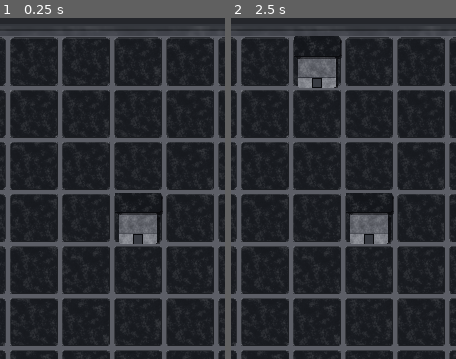
Above: before the commit, frames 1-2 (left to right).
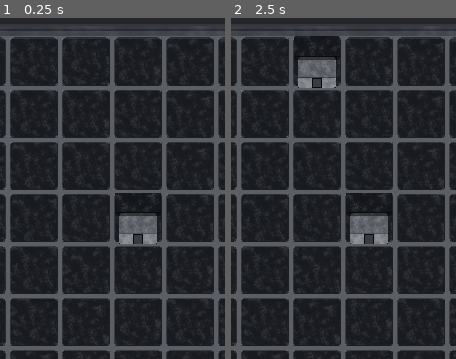
Above: after the commit, the same moments.

Repository: bkorel/dvorik
Game: Godot game, scene res://scenes/main.tscn
Two runs of this game, one before a commit and one after it. Both use one fixed random seed, a clock stepped at 60 frames per second and the inputs below.
Inputs (mouse positions are % of the whole screen's width and height, from its top left):
- Up to frame 1 (0.25 s): no input
- Up to frame 2 (2.5 s): tap Enter at 0.5, 2 s; drag from (9, 6) to (60, 21) at 0.52 s; tap Space at 1.25 s; drag from (21, 6) to (45, 70) at 1.27 s; move the mouse to (33, 6) at 2.02 s; click (33, 6) at 2.17 s
The pictures show only the part of the screen within x 14-64%, y 0-50%; the shares and areas given below are measured in that part.

The runs differ from the first frame. In frame 1, less than 0.1% of the frame differs, in the area x 52-73%, y 51-67%; in frame 2, 0.2%, in the area x 28-73%, y 6-67%.

Commit message:
Спринт 4: тень объёма/крыши/чаши только по Y
Сдвиг тени по X (диагональю) на стыке домов/водоёмов мог вылезать за
границу соседней клетки. Проверил пикселями на стыке улочки — реальной
щели в плите не было (ложным следом оказалась сетка ряда выше), но сдвиг
только по Y надёжнее на любом сочетании соседей. Правки не меняют
геометрию самих фигур, только смещение подложенной тени.

Co-authored-by: Konstantin Belousov <bkorel@users.noreply.github.com>

Diff:
--- a/scripts/cell.gd
+++ b/scripts/cell.gd
@@ -260,8 +260,9 @@
 	var round_w := not conn_w
 	var round_e := not conn_e
 
-	# Тень объёма.
-	_draw_round_rect(Rect2(wall.position + Vector2(m * 0.045, m * 0.045), wall.size), TileType.SHADOW, m * 0.06)
+	# Тень объёма. Сдвиг только по Y — иначе на стыке домов тень
+	# вылезает за границу клетки и читается как щель в стене.
+	_draw_round_rect(Rect2(wall.position + Vector2(0.0, m * 0.06), wall.size), TileType.SHADOW, m * 0.06)
 
 	# Стена — плоское каменное тело во весь низ лунки.
 	TileArt.round_rect_sel(self, wall, _lit(TileType.STONE_MID), m * 0.06, round_w, round_e, round_w, round_e)
@@ -312,7 +313,9 @@
 	var roof_x0 := wall_x0 - (overhang if round_w else 0.0)
 	var roof_x1 := wall_x1 + (overhang if round_e else 0.0)
 	var roof := Rect2(roof_x0, 0.0, roof_x1 - roof_x0, roof_h)
-	_draw_round_rect(Rect2(roof.position + Vector2(m * 0.035, m * 0.05), roof.size), TileType.SHADOW, m * 0.06)
+	# Тень плиты — только по Y. Сдвиг по X на стыке домов вылезает за
+	# соседнюю клетку и читается как щель в крыше (не улочка, а два бруска).
+	_draw_round_rect(Rect2(roof.position + Vector2(0.0, m * 0.07), roof.size), TileType.SHADOW, m * 0.06)
 	TileArt.round_rect_sel(self, roof, _lit(TileType.ROOF_SLAB), m * 0.065, round_w, round_e, round_w, round_e)
 	TileArt.stone_grain(self, roof, grid_x + 5, grid_y + 5, 0.6)
 	# Кант плиты: светлый верх, тёмный низ — читается толщина.
@@ -484,7 +487,9 @@
 	var rbr := edge_s != TileType.WATER and edge_e != TileType.WATER
 	var c := body.get_center()
 
-	_draw_round_rect(Rect2(body.position + Vector2(m * 0.04, m * 0.05), body.size), TileType.SHADOW, rad)
+	# Тень только по Y — на стыке двух водоёмов сдвиг по X рвёт пруд на
+	# отдельные пятна вместо одного.
+	_draw_round_rect(Rect2(body.position + Vector2(0.0, m * 0.065), body.size), TileType.SHADOW, rad)
 	TileArt.round_rect_sel(self, body, _lit(TileType.WATER_RIM), rad, rtl, rtr, rbl, rbr)
 	var inner := body.grow(-m * 0.055)
 	TileArt.round_rect_sel(self, inner, _lit(TileType.WATER_DEEP), rad * 0.85, rtl, rtr, rbl, rbr)
